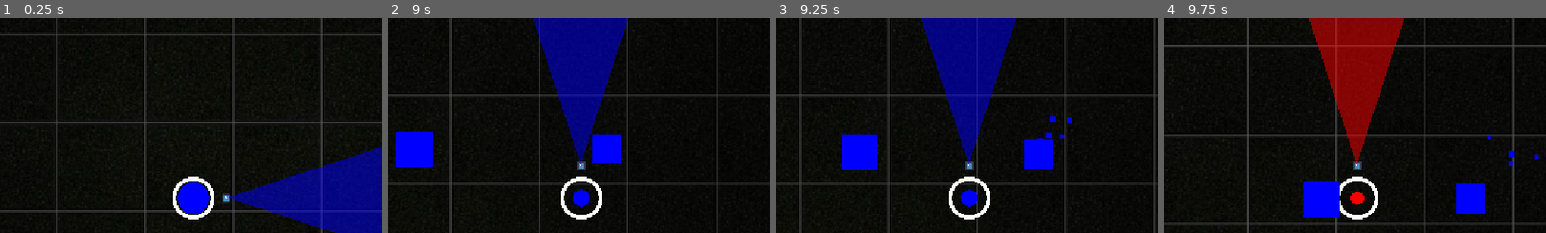
Above: before the commit, frames 1-4 (left to right).
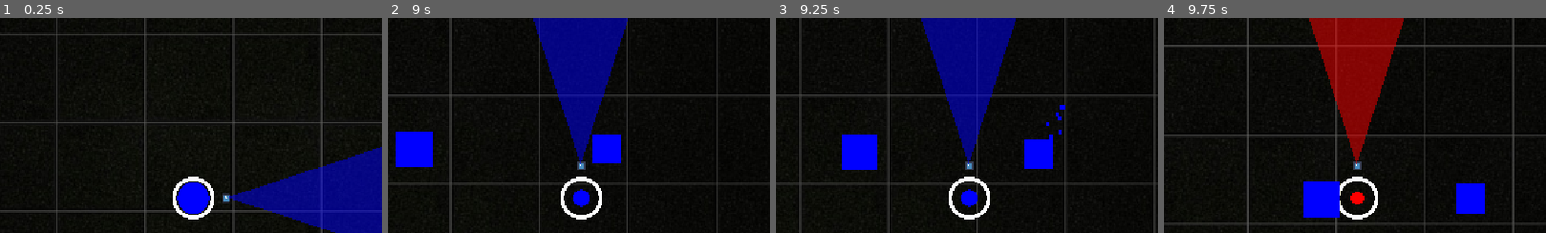
Above: after the commit, the same moments.

Repository: Team-Pufferfish/chromatic-survivors
Game: Godot game, scene res://Scenes/Game.tscn
The game is run twice, just before and just after one commit, with the same random seed, the same clock (stepped at 60 frames per second) and the same inputs. The engine's default icon, where the game draws it, is replaced by a stand-in: a white triangle on a blue panel in a dark square.
Inputs:
- Up to frame 1 (0.25 s): no input
- Up to frame 2 (9 s): tap Enter at 0.5 s; hold W (p1_up) 0.53-2.03 s; tap Down (p1_aim_down) at 0.6, 5.85 s; tap Left (p1_aim_left) at 1.35, 6.6 s; hold A (p1_left) 2.03-3.53 s; tap Right (p1_aim_right) at 2.1, 7.35 s; tap Up (p1_aim_up) at 2.85, 8.1 s; hold S (p1_down) 3.53-4.28 s; tap T (p1_color_blue) at 3.6, 8.85 s; hold D (p1_right) 4.28-5.03 s; tap R (p1_color_red) at 4.35 s; hold W (p1_up) 5.03-5.78 s; tap Y (p1_color_yellow) at 5.1 s; hold D (p1_right) 5.78-8.03 s; hold S (p1_down) 8.03-8.78 s; hold A (p1_left) from 8.78 s (still down)
- Up to frame 3 (9.25 s): keep holding A (p1_left)
- Up to frame 4 (9.75 s): release A (p1_left) at 9.53 s; hold W (p1_up) from 9.53 s (still down); tap R (p1_color_red) at 9.6 s
The pictures show only the part of the screen within x 25-75%, y 8-58%; the shares and areas given below are measured in that part.

Frames 1-2 are identical in both runs. In frame 3, 0.2% of the frame differs, in the area x 68-78%, y 40-57%; in frame 4, 0.1%.

Commit message:
Update particles to play properly.

Diff:
--- a/chromatic-survivors/Scenes/enemy.tscn
+++ b/chromatic-survivors/Scenes/enemy.tscn
@@ -1,16 +1,7 @@
-[gd_scene load_steps=5 format=3 uid="uid://blo4tyvs8qm1g"]
+[gd_scene load_steps=4 format=3 uid="uid://blo4tyvs8qm1g"]
 
 [ext_resource type="Script" uid="uid://dm700m5ubkkes" path="res://Scripts/Enemy.gd" id="1_hghv2"]
 [ext_resource type="PackedScene" uid="uid://c42j0fn0souip" path="res://Scenes/ColorSquare.tscn" id="2_1f0kj"]
-
-[sub_resource type="ParticleProcessMaterial" id="ParticleProcessMaterial_hghv2"]
-particle_flag_disable_z = true
-spread = 30.0
-initial_velocity_min = 200.0
-initial_velocity_max = 200.0
-gravity = Vector3(0, 0, 0)
-scale_min = 5.0
-scale_max = 10.0
 
 [sub_resource type="RectangleShape2D" id="RectangleShape2D_1f0kj"]
 size = Vector2(54, 54)
@@ -26,12 +17,5 @@
 blue_value = 1.0
 red_value = 1.0
 
-[node name="DamageParticles" type="GPUParticles2D" parent="."]
-emitting = false
-amount = 10
-lifetime = 0.5
-one_shot = true
-process_material = SubResource("ParticleProcessMaterial_hghv2")
-
 [node name="CollisionShape2D" type="CollisionShape2D" parent="."]
 shape = SubResource("RectangleShape2D_1f0kj")
--- a/chromatic-survivors/Scripts/Enemy.gd
+++ b/chromatic-survivors/Scripts/Enemy.gd
@@ -3,7 +3,7 @@
 enum LightColour {RED, BLUE, YELLOW}
 
 @onready var player = get_node("/root/Game/Player")
-
+var DamageParticleScene = preload("res://damage_particles.tscn")
 @export var speed : int = 75
 
 @export var MAX_BLUE : float
@@ -74,19 +74,19 @@
 		return Color.YELLOW
 	return Color.WHITE
 
-func set_particle_colour(colour: int) -> void:
+func trigger_damage_particles(from_direction: Vector2, colour: int) -> void:
+	var particles = DamageParticleScene.instantiate()
+	particles.global_position = global_position
+
+	# Set color based on damage type
 	match colour:
 		LightColour.RED:
-			$DamageParticles.modulate = Color.RED
+			particles.modulate = Color.RED
 		LightColour.BLUE:
-			$DamageParticles.modulate = Color.BLUE
+			particles.modulate = Color.BLUE
 		LightColour.YELLOW:
-			$DamageParticles.modulate = Color.YELLOW
+			particles.modulate = Color.YELLOW
 
-func trigger_damage_particles(from_direction: Vector2, colour: int) -> void:
-	var particles = $DamageParticles
-	if particles:
-		var particle_direction = from_direction.normalized()
-		particles.rotation = particle_direction.angle()
-		set_particle_colour(colour)
-		particles.restart()
+	# Optional: rotate in direction of damage
+	particles.rotation = from_direction.normalized().angle()
+	get_tree().current_scene.add_child(particles)
--- /dev/null
+++ b/chromatic-survivors/damage_particles.gd
@@ -0,0 +1,5 @@
+extends GPUParticles2D
+
+func _ready():
+	await get_tree().create_timer(lifetime).timeout
+	queue_free()
--- /dev/null
+++ b/chromatic-survivors/damage_particles.tscn
@@ -0,0 +1,18 @@
+[gd_scene load_steps=3 format=3 uid="uid://6gc2l01ffry"]
+
+[ext_resource type="Script" uid="uid://cfxjyvlrnkqi2" path="res://damage_particles.gd" id="1_flajq"]
+
+[sub_resource type="ParticleProcessMaterial" id="ParticleProcessMaterial_hghv2"]
+particle_flag_disable_z = true
+spread = 30.0
+initial_velocity_min = 200.0
+initial_velocity_max = 200.0
+gravity = Vector3(0, 0, 0)
+scale_min = 5.0
+scale_max = 10.0
+
+[node name="DamageParticles" type="GPUParticles2D"]
+amount = 6
+lifetime = 0.5
+process_material = SubResource("ParticleProcessMaterial_hghv2")
+script = ExtResource("1_flajq")
Not shown, added: chromatic-survivors/damage_particles.gd.uid
